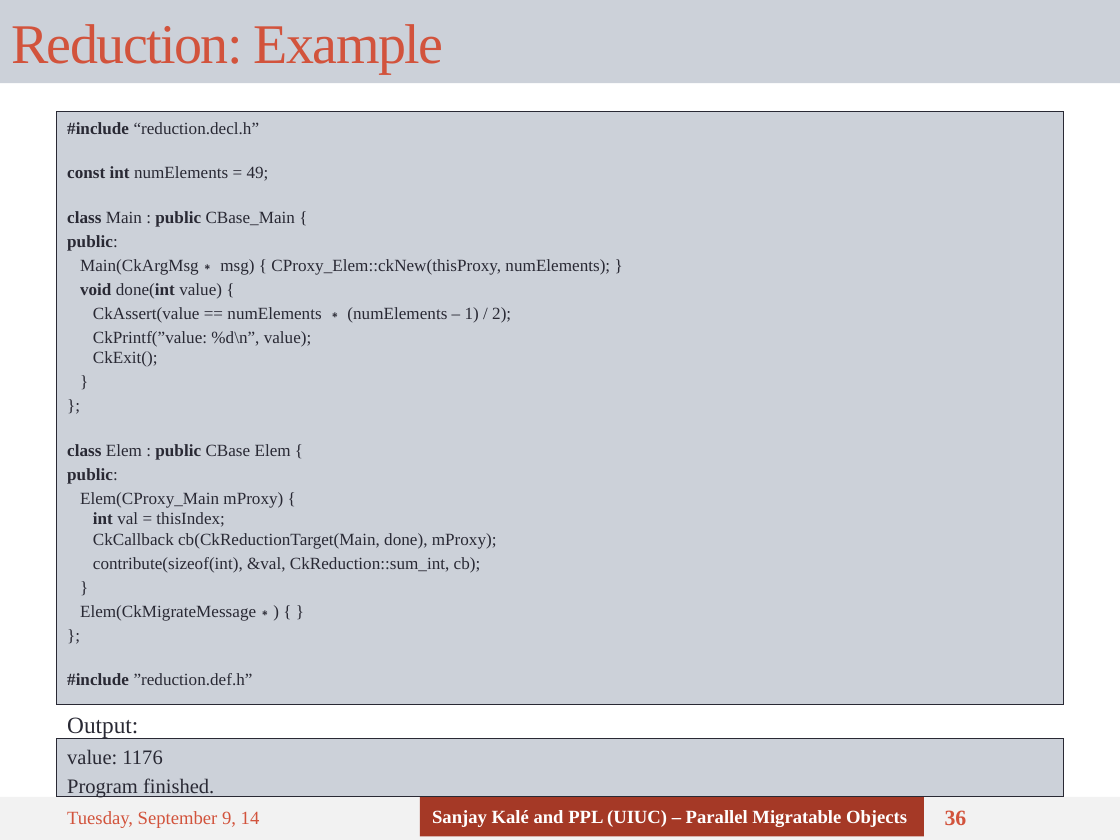
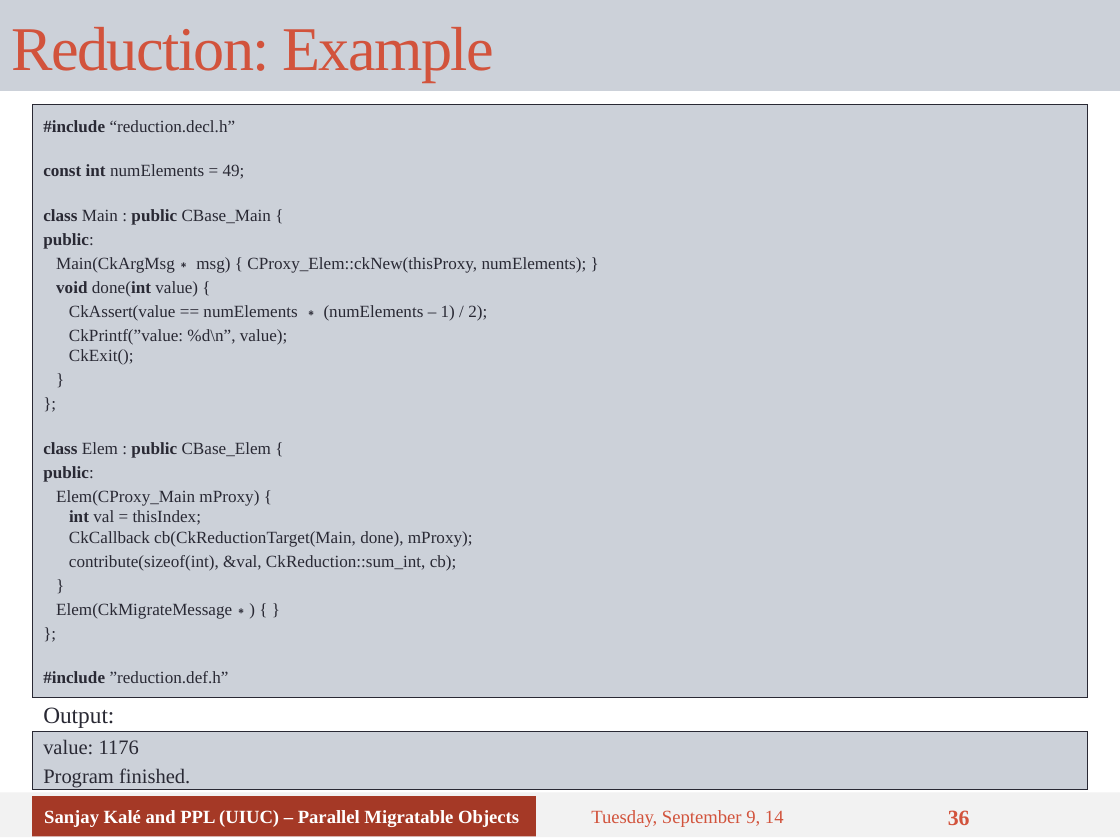
Before and after one commit to UIUC-PPL/charm_tutorial, a slide deck: slide 36 of tutorial-04-charm_basics.pptx. Drawn at 1120x840 pixels with LibreOffice and Linux fonts; fonts in the diff are those of the drawing. Boxes give left, top, right and bottom in pixels: in the first picture for what was removed or moved away, otherwise in the second. Text is boxed around its words. In the diff, an @@ line names an element or a change of style, - is before the commit and + after.

```diff
--- a/tutorial-04-charm_basics.pptx
+++ b/tutorial-04-charm_basics.pptx
@@ title "Reduction: Example": place and size @@
-title "Reduction: Example" at box(0, 0, 1120, 83)
+title "Reduction: Example" at box(0, 0, 1120, 91)
@@ title "Reduction: Example" at box(0, 0, 1120, 91): size 36 to 40 pt @@
@@ text "#include “reduction.decl.h”": place and size @@
-text "#include “reduction.decl.h”" at box(56, 112, 1064, 704)
+text "#include “reduction.decl.h”" at box(32, 105, 1088, 698)
@@ text at box(43, 442, 271, 458): text changed @@
-class Elem : public CBase Elem {
+class Elem : public CBase_Elem {
@@ vertical alignment top to middle in 3 elements at box(32, 105, 1088, 698), box(32, 731, 1088, 790), box(43, 707, 114, 728) @@
@@ text "Output:": place and size @@
-text "Output:" at box(67, 717, 138, 738)
+text "Output:" at box(43, 707, 114, 728)
@@ text "value: 1176": place and size @@
-text "value: 1176" at box(56, 738, 1064, 796)
+text "value: 1176" at box(32, 731, 1088, 790)
@@ rectangle: place and size @@
-rectangle at box(0, 797, 1120, 840)
+rectangle at box(0, 793, 1120, 838)
@@ rectangle "Sanjay Kalé and PPL (UIUC) ...": place and size @@
-rectangle "Sanjay Kalé and PPL (UIUC) ..." at box(420, 796, 924, 837)
+rectangle "Sanjay Kalé and PPL (UIUC) ..." at box(32, 796, 536, 837)
@@ text "Tuesday, September 9, 14": place and size @@
-text "Tuesday, September 9, 14" at box(67, 811, 260, 828)
+text "Tuesday, September 9, 14" at box(591, 810, 784, 827)
```
Also in this commit, not shown: 35 other slides changed.
